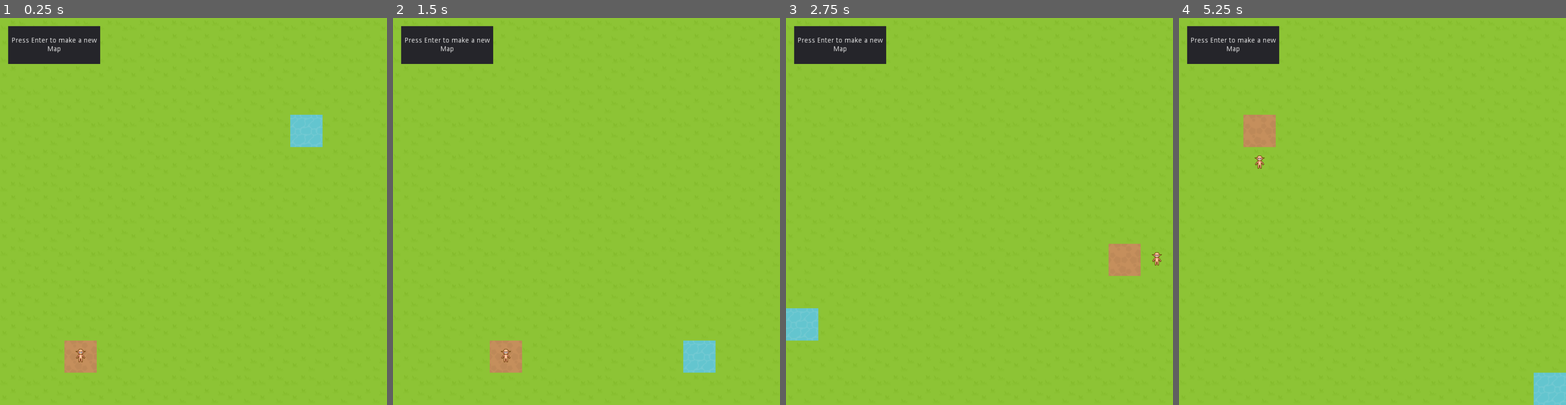
Above: before the commit, frames 1-4 (left to right).
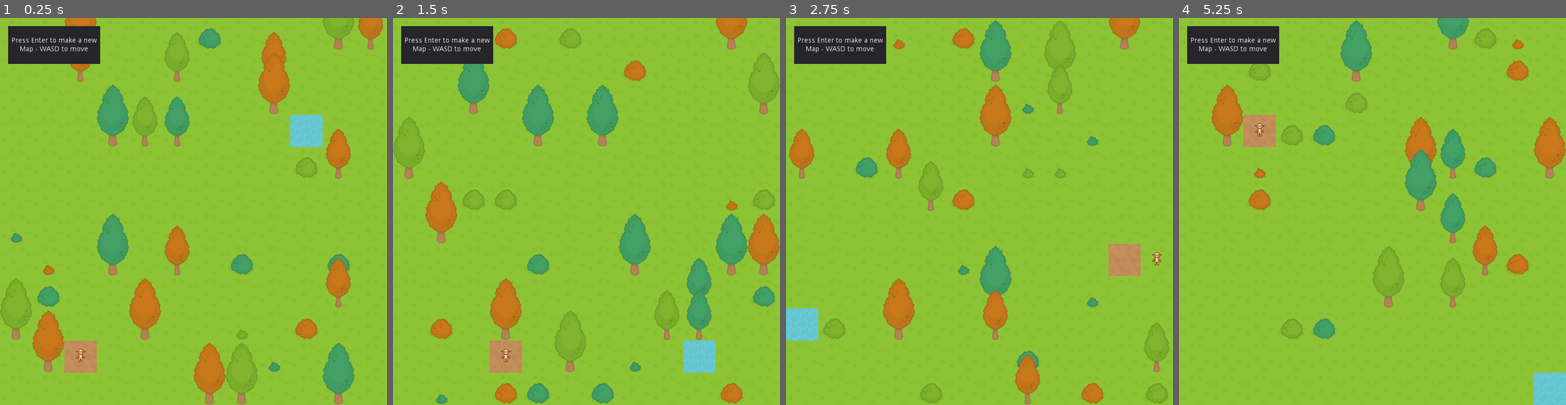
Above: after the commit, the same moments.

Repository: robinsoncoulton/godot_playground
Game: Godot game, scene res://GameWorld.tscn
Two runs of this game, one before a commit and one after it. Both use one fixed random seed, a clock stepped at 60 frames per second and the inputs below.
Inputs (mouse positions are in pixels of both pictures, inside the frame that each line leads up to):
- Up to frame 1 (0.25 s): no input
- Up to frame 2 (1.5 s): tap Enter (confirm) at 0.5 s; move the mouse to (671, 192) at 0.52 s; hold D (move_east) 0.53-1.25 s; hold Enter (confirm) 0.53-1.25 s; click (671, 192) at 0.67 s; drag from (509, 230) to (567, 288) at 1.27 s
- Up to frame 3 (2.75 s): tap Enter (confirm) at 2 s; move the mouse to (1018, 126) at 2.02 s; hold D (move_east) from 2.03 s (still down); tap Ctrl at 2.1 s
- Up to frame 4 (5.25 s): release D (move_east) at 2.75 s; tap Enter (confirm) at 2.75, 3.5 s; drag from (1353, 288) to (1256, 153) at 2.77 s; move the mouse to (1488, 269) at 3.52 s; hold A (move_west) 3.53-4.25 s; hold Enter (confirm) 3.53-4.25 s; drag from (1256, 153) to (1314, 114) at 4.27 s; move the mouse to (1391, 211) at 5.02 s; hold S (move_south) from 5.03 s (still down); tap Ctrl at 5.1 s; click (1391, 211) at 5.17 s

The runs differ from the first frame. In frame 1, 11% of the frame differs, in the area x 0-99%, y 0-100%; in frame 2, 11%, in the area x 0-100%, y 0-100%; in frame 3, 7.9%; in frame 4, 8.2%.

Commit message:
[Feature] Add flora and collision

Diff:
--- a/GameWorld.tscn
+++ b/GameWorld.tscn
@@ -1,8 +1,7 @@
-[gd_scene load_steps=5 format=2]
+[gd_scene load_steps=4 format=2]
 
-[ext_resource path="res://GameWorld.gd" type="Script" id=1]
+[ext_resource path="res://Scripts/GameWorld/GameWorld.gd" type="Script" id=1]
 [ext_resource path="res://tileset.tres" type="TileSet" id=2]
-[ext_resource path="res://Assets/elf-adult-m-thin-001-light.png" type="Texture" id=3]
 [ext_resource path="res://character.tres" type="TileSet" id=4]
 
 [node name="Node2D" type="Node2D"]
@@ -16,18 +15,11 @@
 position = Vector2( 20, 12 )
 tile_set = ExtResource( 4 )
 format = 1
+tile_data = PoolIntArray( -1, 1, 0 )
 
-[node name="PlayerSprite" type="Sprite" parent="PlayerLayer"]
-visible = false
-position = Vector2( 31, 158 )
-scale = Vector2( 1.85417, 1.85417 )
-texture = ExtResource( 3 )
-hframes = 3
-vframes = 4
-frame = 7
-
-[node name="AnimationPlayer" type="AnimationPlayer" parent="PlayerLayer"]
-root_node = NodePath("../..")
+[node name="DoodadLayer" type="TileMap" parent="."]
+tile_set = ExtResource( 2 )
+format = 1
 
 [node name="Panel" type="Panel" parent="."]
 margin_left = 16.0
@@ -39,7 +31,7 @@
 anchor_right = 1.0
 anchor_bottom = 1.0
 custom_colors/font_color = Color( 1, 1, 1, 1 )
-text = "Press Enter to make a new Map"
+text = "Press Enter to make a new Map - WASD to move"
 align = 1
 valign = 1
 autowrap = true
--- a/GameWorld.gd
+++ b/Scripts/GameWorld/GameWorld.gd
@@ -14,23 +14,23 @@
 
 onready var _tile_map: TileMap = $GroundLayer
 onready var _player_layer: TileMap = $PlayerLayer
+onready var _doodad_layer: TileMap = $DoodadLayer
 
 func _ready() -> void:
 	_setup()
 
 func _setup() -> void:
-	_tile_map.clear()
-	_player_layer.clear()
+	_clear()
 	var map_size_px := size * _tile_map.cell_size
 	get_tree().set_screen_stretch(SceneTree.STRETCH_MODE_2D, SceneTree.STRETCH_ASPECT_KEEP, map_size_px)
 	OS.set_window_size(2 * map_size_px)
-	_generateRandomMap(Vector2(randi() % x_size, randi() % x_size))
+	_generateRandomMap(Vector2(randi() % x_size, randi() % x_size), _doodad_layer)
 	_renderMap()
 	_setPlayerStart()
 
 
-func _generateRandomMap(startLocation: Vector2) -> void:
-	_map = MapGenerator.new(x_size, x_size, _tile_map.tile_set, startLocation)
+func _generateRandomMap(startLocation: Vector2, doodad_layer: TileMap) -> void:
+	_map = MapGenerator.new(x_size, x_size, _tile_map.tile_set, startLocation, doodad_layer)
 
 func _renderMap() -> void:
 	emit_signal("started")
@@ -40,14 +40,14 @@
 	emit_signal("finished")
 
 func _setPlayerStart() -> void:
-	_player = Player.new(_player_layer.tile_set, _map.getStart(), size)
+	_player = Player.new(_player_layer.tile_set, _map.getStart(), size, _doodad_layer)
 	_player_layer.set_cell(_player.getCoordinates().x, _player.getCoordinates().y, _player.getSprite())
 
 func _renderPlayerMove() -> void:
 	_player_layer.clear()
 	_player_layer.set_cell(_player.getCoordinates().x, _player.getCoordinates().y, _player.getSprite())
 	if _player.getCoordinates() == _map.getGoal():
-		_generateRandomMap(_map.getGoal())
+		_generateRandomMap(_map.getGoal(), _doodad_layer)
 		_renderMap()
 #
 func _unhandled_input(event: InputEvent) -> void:
@@ -69,3 +69,24 @@
 	if event.is_action_pressed("move_south"):
 		_player.moveSouth()
 		_renderPlayerMove()
+
+func _getDoodadsFromTileset() -> Array:
+	var _array = []
+	_array.append(self._tile_set.find_tile_by_name("tree1.png"))
+	_array.append(self._tile_set.find_tile_by_name("tree2.png"))
+	_array.append(self._tile_set.find_tile_by_name("tree3.png"))
+	_array.append(self._tile_set.find_tile_by_name("tree4.png"))
+	_array.append(self._tile_set.find_tile_by_name("tree5.png"))
+	_array.append(self._tile_set.find_tile_by_name("tree6.png"))
+	_array.append(self._tile_set.find_tile_by_name("bush1.png"))
+	_array.append(self._tile_set.find_tile_by_name("bush2.png"))
+	_array.append(self._tile_set.find_tile_by_name("bush3.png"))
+	_array.append(self._tile_set.find_tile_by_name("bush4.png"))
+	_array.append(self._tile_set.find_tile_by_name("bush5.png"))
+	_array.append(self._tile_set.find_tile_by_name("bush6.png"))
+	return _array
+
+func _clear() -> void:
+	_player_layer.clear()
+	_doodad_layer.clear()
+	_tile_map.clear()
--- a/Scripts/MapGenerator/MapGenerator.gd
+++ b/Scripts/MapGenerator/MapGenerator.gd
@@ -11,18 +11,22 @@
 var _tile_set: TileSet
 var _start: Vector2
 var _goal: Vector2
+var _doodad_layer: TileMap
 
-func _init(width, height, tile_set, start_location) -> void:
+func _init(width, height, tile_set, start_location, doodad_layer) -> void:
 	emit_signal("started")
 	self._width = width
 	self._height = height
 	self._tile_set = tile_set
 	self._start = start_location
 	self._goal = _generateGoalLocation()
+	self._doodad_layer = doodad_layer
+	_doodad_layer.clear()
 	_generateTileMatrix()
 	emit_signal("finished")
 
 func _generateTileMatrix() -> void:
+	var _doodads = _getDoodadsFromTileset()
 	var _generation = []
 	for x in range(0, _width):
 		var _column = []
@@ -33,7 +37,11 @@
 			elif x == _goal.x && y == _goal.y:
 				_tile = Tile.new(self._tile_set.find_tile_by_name("water.png"), Vector2(x, y))
 			else:
-				_tile = Tile.new(self._tile_set.find_tile_by_name("grass.png"), Vector2(x, y))
+				var _traversible = true
+				if (randi() % 100 < 20):
+					_traversible = false
+					_doodad_layer.set_cell(x, y, _doodads[randi() % _doodads.size()])
+				_tile = Tile.new(self._tile_set.find_tile_by_name("grass.png"), Vector2(x, y), _traversible)
 			_column.append(_tile)
 		_generation.append(_column)
 		self._tile_matrix = _generation
@@ -45,6 +53,22 @@
 		_vector = Vector2(randi() % _width, randi() % _height)
 
 	return _vector
+
+func _getDoodadsFromTileset() -> Array:
+	var _array = []
+	_array.append(self._tile_set.find_tile_by_name("tree1.png"))
+	_array.append(self._tile_set.find_tile_by_name("tree2.png"))
+	_array.append(self._tile_set.find_tile_by_name("tree3.png"))
+	_array.append(self._tile_set.find_tile_by_name("tree4.png"))
+	_array.append(self._tile_set.find_tile_by_name("tree5.png"))
+	_array.append(self._tile_set.find_tile_by_name("tree6.png"))
+	_array.append(self._tile_set.find_tile_by_name("bush1.png"))
+	_array.append(self._tile_set.find_tile_by_name("bush2.png"))
+	_array.append(self._tile_set.find_tile_by_name("bush3.png"))
+	_array.append(self._tile_set.find_tile_by_name("bush4.png"))
+	_array.append(self._tile_set.find_tile_by_name("bush5.png"))
+	_array.append(self._tile_set.find_tile_by_name("bush6.png"))
+	return _array
 
 func getHeight() -> int:
 	return _height
--- a/Scripts/MapGenerator/test_MapGenerator.gd
+++ b/Scripts/MapGenerator/test_MapGenerator.gd
@@ -1,11 +1,12 @@
 extends 'res://addons/gut/test.gd'
 
+var _tile_map
 onready var _tile_set = MockedTileset.new()
 
 func test_constructor():
 	var _x = 12
 	var _y = 12
-	var _map = MapGenerator.new(_x, _y, _tile_set)
+	var _map = MapGenerator.new(_x, _y, _tile_set, Vector2(0,0), _tile_map)
 
 	assert_eq(_map.getWidth(), _x)
 	assert_eq(_map.getHeight(), _y)
@@ -22,7 +23,7 @@
 	assert_true(_goal.y <= _y && _goal.y >= 0)
 
 func test_getTile():
-	var _map = MapGenerator.new(12, 12, _tile_set)
+	var _map = MapGenerator.new(12, 12, _tile_set, Vector2(0,0), _tile_map)
 	var _tile: Tile = _map.getTile(1, 1)
 	assert_eq(_tile.getTilesetTile(), 1)
 	assert_eq(_tile.getCoordinates(), Vector2(1,1))
--- a/Scripts/Player/Player.gd
+++ b/Scripts/Player/Player.gd
@@ -5,11 +5,13 @@
 var _sprite: int
 var _coordinates: Vector2
 var _bounds: Vector2
+var _doodads: TileMap
 
-func _init(sprite: TileSet, coordinates, bounds) -> void:
+func _init(sprite: TileSet, coordinates, bounds, doodads) -> void:
 	self._sprite = sprite.find_tile_by_name('s.png')
 	self._coordinates = coordinates
 	self._bounds = bounds
+	self._doodads = doodads
 
 
 func getCoordinates() -> Vector2:
@@ -19,17 +21,36 @@
 	return _sprite
 
 func moveNorth() -> void:
+	var nextMove = Vector2(_coordinates.x, _coordinates.y - 1)
+	if _detectTileCollision(nextMove):
+		return
 	if _coordinates.y - 1 >= 0:
-		_coordinates = Vector2(_coordinates.x, _coordinates.y - 1)
+		_coordinates = nextMove
 
 func moveEast() -> void:
+	var nextMove = Vector2(_coordinates.x + 1, _coordinates.y)
+	if _detectTileCollision(nextMove):
+		return
 	if _coordinates.x + 1 < _bounds.x:
-		_coordinates = Vector2(_coordinates.x + 1, _coordinates.y)
+		_coordinates = nextMove
 
 func moveSouth() -> void:
+	var nextMove = Vector2(_coordinates.x, _coordinates.y + 1)
+	if _detectTileCollision(nextMove):
+		return
 	if _coordinates.y + 1 < _bounds.y:
-		_coordinates = Vector2(_coordinates.x, _coordinates.y + 1)
+		_coordinates = nextMove
 
 func moveWest() -> void:
+	var nextMove = Vector2(_coordinates.x - 1, _coordinates.y)
+	if _detectTileCollision(nextMove):
+		return
+
 	if _coordinates.x - 1 >= 0:
-		_coordinates = Vector2(_coordinates.x - 1, _coordinates.y)
+		_coordinates = nextMove
+
+func _detectTileCollision(nextMove: Vector2) -> bool:
+	if _doodads.get_cell(nextMove.x, nextMove.y) >= 0:
+		return true
+	else:
+		return false
--- a/Scripts/Tile/Tile.gd
+++ b/Scripts/Tile/Tile.gd
@@ -6,9 +6,9 @@
 var _traversable: bool
 var _coordinate: Vector2
 
-func _init(tilesetTile: int, coordinate: Vector2) -> void:
+func _init(tilesetTile: int, coordinate: Vector2, traversable: bool = true) -> void:
 	self._tilesetTile = tilesetTile
-	self._traversable = true
+	self._traversable = traversable
 	self._coordinate = coordinate
 
 func getTilesetTile() -> int:
--- a/project.godot
+++ b/project.godot
@@ -12,7 +12,7 @@
 "base": "Node",
 "class": "GameWorld",
 "language": "GDScript",
-"path": "res://GameWorld.gd"
+"path": "res://Scripts/GameWorld/GameWorld.gd"
 }, {
 "base": "Node",
 "class": "MapGenerator",
--- a/tileset.tres
+++ b/tileset.tres
@@ -45,3 +45,171 @@
 9/shape_one_way_margin = 0.0
 9/shapes = [  ]
 9/z_index = 0
+10/name = "tree1.png"
+10/texture = ExtResource( 1 )
+10/tex_offset = Vector2( 0, -64 )
+10/modulate = Color( 1, 1, 1, 1 )
+10/region = Rect2( 0, 640, 64, 128 )
+10/tile_mode = 0
+10/occluder_offset = Vector2( 0, 0 )
+10/navigation_offset = Vector2( 0, 0 )
+10/shape_offset = Vector2( 0, 0 )
+10/shape_transform = Transform2D( 1, 0, 0, 1, 0, 0 )
+10/shape_one_way = false
+10/shape_one_way_margin = 0.0
+10/shapes = [  ]
+10/z_index = 0
+11/name = "tree2.png"
+11/texture = ExtResource( 1 )
+11/tex_offset = Vector2( 0, -64 )
+11/modulate = Color( 1, 1, 1, 1 )
+11/region = Rect2( 64, 640, 64, 128 )
+11/tile_mode = 0
+11/occluder_offset = Vector2( 0, 0 )
+11/navigation_offset = Vector2( 0, 0 )
+11/shape_offset = Vector2( 0, 0 )
+11/shape_transform = Transform2D( 1, 0, 0, 1, 0, 0 )
+11/shape_one_way = false
+11/shape_one_way_margin = 0.0
+11/shapes = [  ]
+11/z_index = 0
+12/name = "tree3.png"
+12/texture = ExtResource( 1 )
+12/tex_offset = Vector2( 0, -64 )
+12/modulate = Color( 1, 1, 1, 1 )
+12/region = Rect2( 128, 640, 64, 128 )
+12/tile_mode = 0
+12/occluder_offset = Vector2( 0, 0 )
+12/navigation_offset = Vector2( 0, 0 )
+12/shape_offset = Vector2( 0, 0 )
+12/shape_transform = Transform2D( 1, 0, 0, 1, 0, 0 )
+12/shape_one_way = false
+12/shape_one_way_margin = 0.0
+12/shapes = [  ]
+12/z_index = 0
+13/name = "tree4.png"
+13/texture = ExtResource( 1 )
+13/tex_offset = Vector2( 0, -64 )
+13/modulate = Color( 1, 1, 1, 1 )
+13/region = Rect2( 192, 640, 64, 128 )
+13/tile_mode = 0
+13/occluder_offset = Vector2( 0, 0 )
+13/navigation_offset = Vector2( 0, 0 )
+13/shape_offset = Vector2( 0, 0 )
+13/shape_transform = Transform2D( 1, 0, 0, 1, 0, 0 )
+13/shape_one_way = false
+13/shape_one_way_margin = 0.0
+13/shapes = [  ]
+13/z_index = 0
+14/name = "tree5.png"
+14/texture = ExtResource( 1 )
+14/tex_offset = Vector2( 0, -64 )
+14/modulate = Color( 1, 1, 1, 1 )
+14/region = Rect2( 256, 640, 64, 128 )
+14/tile_mode = 0
+14/occluder_offset = Vector2( 0, 0 )
+14/navigation_offset = Vector2( 0, 0 )
+14/shape_offset = Vector2( 0, 0 )
+14/shape_transform = Transform2D( 1, 0, 0, 1, 0, 0 )
+14/shape_one_way = false
+14/shape_one_way_margin = 0.0
+14/shapes = [  ]
+14/z_index = 0
+15/name = "tree6.png"
+15/texture = ExtResource( 1 )
+15/tex_offset = Vector2( 0, -64 )
+15/modulate = Color( 1, 1, 1, 1 )
+15/region = Rect2( 320, 640, 64, 128 )
+15/tile_mode = 0
+15/occluder_offset = Vector2( 0, 0 )
+15/navigation_offset = Vector2( 0, 0 )
+15/shape_offset = Vector2( 0, 0 )
+15/shape_transform = Transform2D( 1, 0, 0, 1, 0, 0 )
+15/shape_one_way = false
+15/shape_one_way_margin = 0.0
+15/shapes = [  ]
+15/z_index = 0
+16/name = "bush1.png"
+16/texture = ExtResource( 1 )
+16/tex_offset = Vector2( 0, 0 )
+16/modulate = Color( 1, 1, 1, 1 )
+16/region = Rect2( 0, 576, 64, 64 )
+16/tile_mode = 0
+16/occluder_offset = Vector2( 0, 0 )
+16/navigation_offset = Vector2( 0, 0 )
+16/shape_offset = Vector2( 0, 0 )
+16/shape_transform = Transform2D( 1, 0, 0, 1, 0, 0 )
+16/shape_one_way = false
+16/shape_one_way_margin = 0.0
+16/shapes = [  ]
+16/z_index = 0
+17/name = "bush2.png"
+17/texture = ExtResource( 1 )
+17/tex_offset = Vector2( 0, 0 )
+17/modulate = Color( 1, 1, 1, 1 )
+17/region = Rect2( 64, 576, 64, 64 )
+17/tile_mode = 0
+17/occluder_offset = Vector2( 0, 0 )
+17/navigation_offset = Vector2( 0, 0 )
+17/shape_offset = Vector2( 0, 0 )
+17/shape_transform = Transform2D( 1, 0, 0, 1, 0, 0 )
+17/shape_one_way = false
+17/shape_one_way_margin = 0.0
+17/shapes = [  ]
+17/z_index = 0
+18/name = "bush3.png"
+18/texture = ExtResource( 1 )
+18/tex_offset = Vector2( 0, 0 )
+18/modulate = Color( 1, 1, 1, 1 )
+18/region = Rect2( 128, 576, 64, 64 )
+18/tile_mode = 0
+18/occluder_offset = Vector2( 0, 0 )
+18/navigation_offset = Vector2( 0, 0 )
+18/shape_offset = Vector2( 0, 0 )
+18/shape_transform = Transform2D( 1, 0, 0, 1, 0, 0 )
+18/shape_one_way = false
+18/shape_one_way_margin = 0.0
+18/shapes = [  ]
+18/z_index = 0
+19/name = "bush4.png"
+19/texture = ExtResource( 1 )
+19/tex_offset = Vector2( 0, 0 )
+19/modulate = Color( 1, 1, 1, 1 )
+19/region = Rect2( 192, 576, 64, 64 )
+19/tile_mode = 0
+19/occluder_offset = Vector2( 0, 0 )
+19/navigation_offset = Vector2( 0, 0 )
+19/shape_offset = Vector2( 0, 0 )
+19/shape_transform = Transform2D( 1, 0, 0, 1, 0, 0 )
+19/shape_one_way = false
+19/shape_one_way_margin = 0.0
+19/shapes = [  ]
+19/z_index = 0
+20/name = "bush5.png"
+20/texture = ExtResource( 1 )
+20/tex_offset = Vector2( 0, 0 )
+20/modulate = Color( 1, 1, 1, 1 )
+20/region = Rect2( 256, 576, 64, 64 )
+20/tile_mode = 0
+20/occluder_offset = Vector2( 0, 0 )
+20/navigation_offset = Vector2( 0, 0 )
+20/shape_offset = Vector2( 0, 0 )
+20/shape_transform = Transform2D( 1, 0, 0, 1, 0, 0 )
+20/shape_one_way = false
+20/shape_one_way_margin = 0.0
+20/shapes = [  ]
+20/z_index = 0
+21/name = "bush6.png"
+21/texture = ExtResource( 1 )
+21/tex_offset = Vector2( 0, 0 )
+21/modulate = Color( 1, 1, 1, 1 )
+21/region = Rect2( 320, 576, 64, 64 )
+21/tile_mode = 0
+21/occluder_offset = Vector2( 0, 0 )
+21/navigation_offset = Vector2( 0, 0 )
+21/shape_offset = Vector2( 0, 0 )
+21/shape_transform = Transform2D( 1, 0, 0, 1, 0, 0 )
+21/shape_one_way = false
+21/shape_one_way_margin = 0.0
+21/shapes = [  ]
+21/z_index = 0
